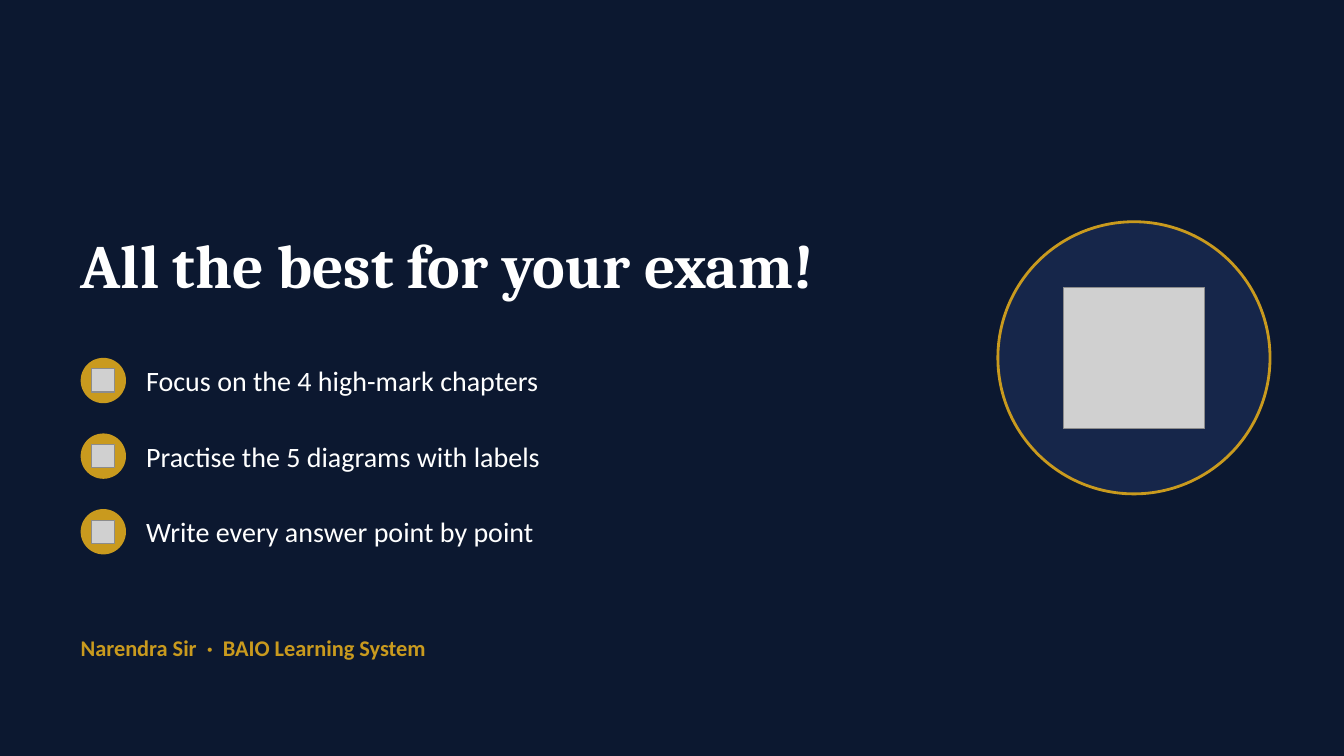
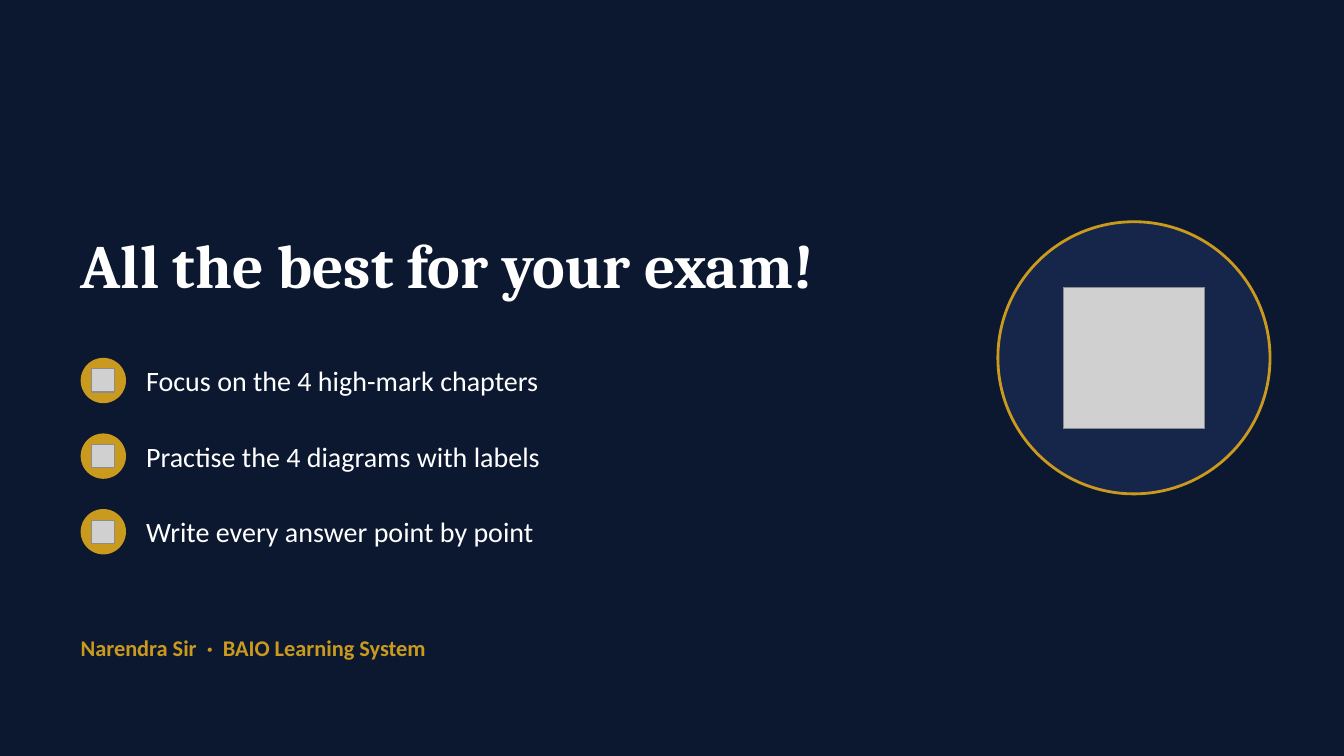
Before and after one commit to narendra-bio-sir/BAIO-Learning-System-By-Narendra-Sir, a slide deck: slide 17 of exam-corner/pu1-midterm-2026-topics-and-tips.pptx. Drawn at 1344x756 pixels with LibreOffice and Linux fonts; fonts in the diff are those of the drawing; grey boxes stand for pictures. Boxes give left, top, right and bottom in pixels: in the first picture for what was removed or moved away, otherwise in the second. Text is boxed around its words. In the diff, an @@ line names an element or a change of style, - is before the commit and + after.

```diff
--- a/exam-corner/pu1-midterm-2026-topics-and-tips.pptx
+++ b/exam-corner/pu1-midterm-2026-topics-and-tips.pptx
@@ text at (x1=146, y1=447, x2=540, y2=472): text changed @@
-Practise the 5 diagrams with labels
+Practise the 4 diagrams with labels
```
Also in this commit, not shown: 6 other slides changed, 2 other files.
